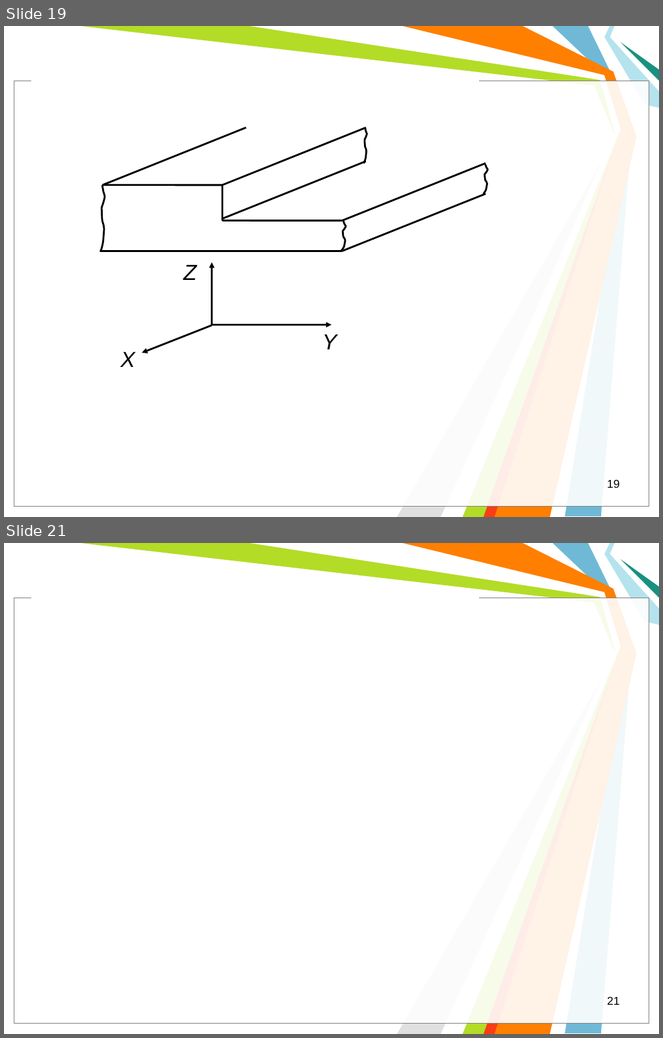
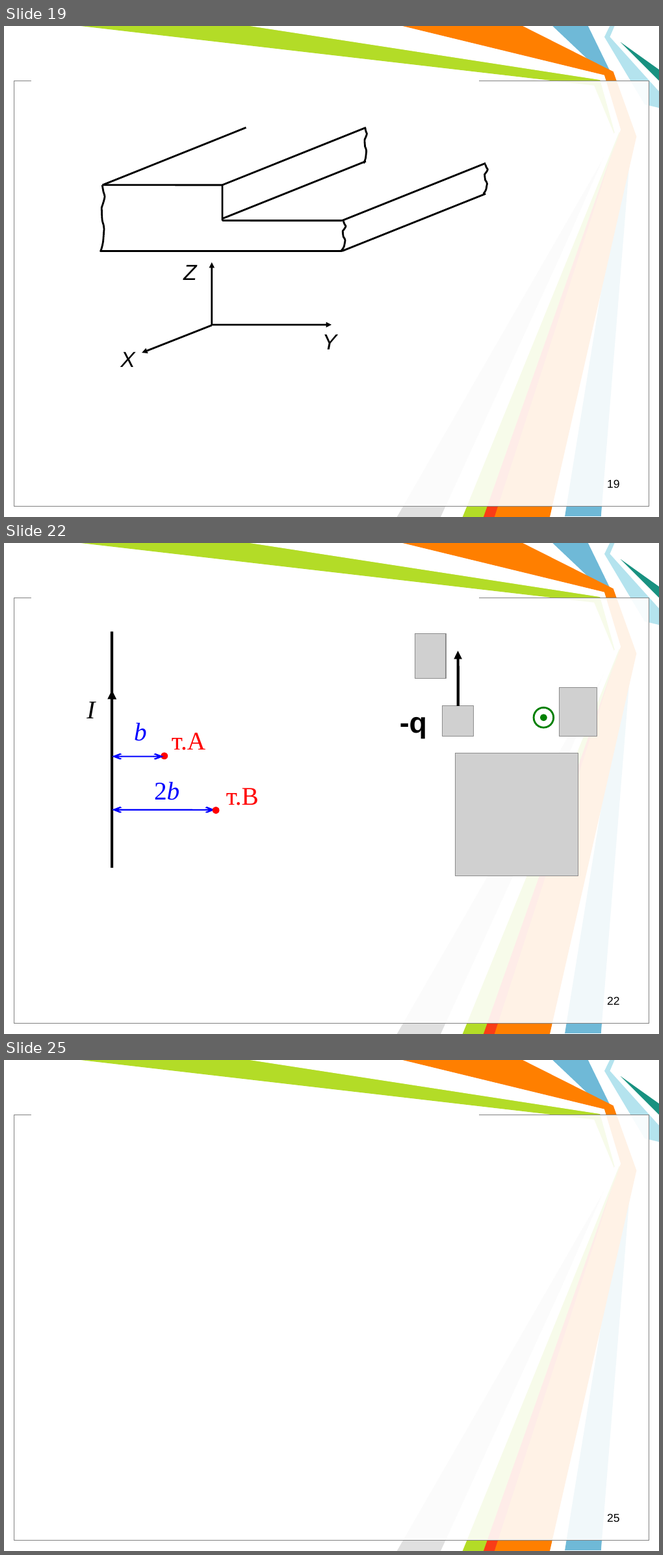
Before and after one commit to l432/NMK, a slide deck: Lecture/FIT/Less00.ppt. Shown one above the other, each under a label of ours: slides 19 and 21 before the commit, slides 19, 22 and 25 after it; the slides between them are not shown. The pictures are 663x1038 and 663x1555 pixels, drawn with LibreOffice and Linux fonts; fonts in the diff are those of the drawing; grey boxes stand for pictures; background and template pictures are left out. Boxes give left, top, right and bottom in pixels: in the first picture for what was removed or moved away, otherwise in the second. Text is boxed around its words. In the diff, an @@ line names an element or a change of style, - is before the commit and + after.

```diff
--- a/Lecture/FIT/Less00.ppt
+++ b/Lecture/FIT/Less00.ppt
@@ slide 22 added at bbox=[4, 543, 659, 1034], background #FFFFFF; not listed: 11 template elements that a slide beside it also shows @@
@@ line added from (112, 631) to (112, 868), #000000 3 pt @@
@@ picture added at bbox=[415, 633, 446, 678] @@
@@ arrow added from (458, 706) to (458, 651), #000000 3 pt @@
@@ arrow added from (112, 717) to (112, 691), #000000 0.74 pt @@
@@ picture added at bbox=[560, 687, 597, 736] @@
@@ text added at bbox=[87, 702, 95, 719], 28 pt, text #000000, italic @@
+I
@@ text added at bbox=[400, 717, 427, 738], 32 pt, text #000000, bold @@
+-q
@@ picture added at bbox=[443, 706, 474, 737] @@
@@ ellipse added at bbox=[534, 707, 554, 728], outline #008000 2.01 pt @@
@@ ellipse added at bbox=[542, 715, 547, 720], fill #008000, outline #008000 2.01 pt @@
@@ text added at bbox=[134, 722, 147, 741], 28 pt, text #0000FF, italic @@
+b
@@ text added at bbox=[172, 733, 206, 750], 28 pt, text #FF0000 @@
+т.А
@@ double arrow added from (112, 757) to (164, 757), #0000FF 1.5 pt @@
@@ ellipse added at bbox=[162, 754, 167, 759], fill #FF0000, outline #FF0000 2.01 pt @@
@@ picture added at bbox=[456, 754, 578, 876] @@
@@ text added at bbox=[154, 782, 180, 800], 28 pt, text #0000FF @@
+2b
@@ text added at bbox=[226, 788, 259, 806], 28 pt, text #FF0000 @@
+т.В
@@ double arrow added from (112, 809) to (215, 810), #0000FF 1.5 pt @@
@@ ellipse added at bbox=[214, 808, 219, 813], fill #FF0000, outline #FF0000 2.01 pt @@
@@ page number added at bbox=[607, 997, 620, 1005], 12.5 pt, text #000000 @@
+22
@@ what was slide 21 is now slide 25 @@
@@ page number at bbox=[607, 1514, 620, 1522]: text changed @@
-21
+25
```
Also in this commit, not shown: 1 slide changed, 3 other slides added, 1 other file.
